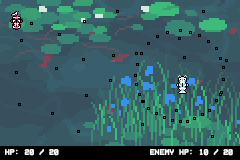
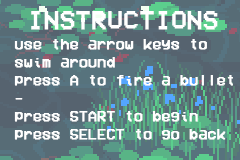
Before/after of a 240px x 160px layered artwork. What changed in the layer stack:
hid group "hud" (3 layers) over [0, 146, 240, 160]
hid "Layer 7" over [176, 75, 189, 94]
hid "red fish" over [10, 10, 23, 31]
hid group "Group 1" (24 layers) over [15, 10, 228, 138]
added layer "use the arrow keys to swim around press A to fire a bullet - p" above "press START to begin press SELECT to view instructiions" over [14, 39, 233, 140]
added layer "INSTRUCTIONS" above "MENU" over [31, 11, 218, 30]
hid group "maiin circle" (28 layers) over [134, 29, 225, 123]
hid group "city bg" (4 layers) over [0, 0, 240, 160]
added layer "Color Fill 1" (2nd of 3) above "Color Fill 1" over [0, 0, 240, 160]
hid "Color Fill 1" (3rd of 3), painted on it over [0, 0, 240, 160]
